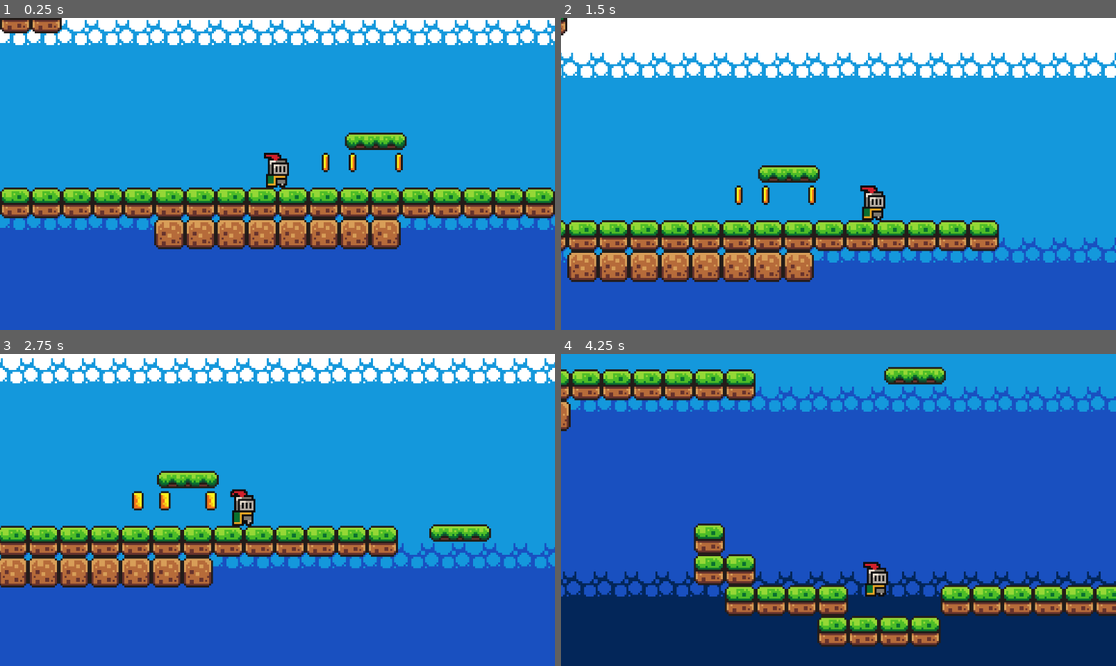
Above: before the commit, frames 1-4 (two rows, left to right).
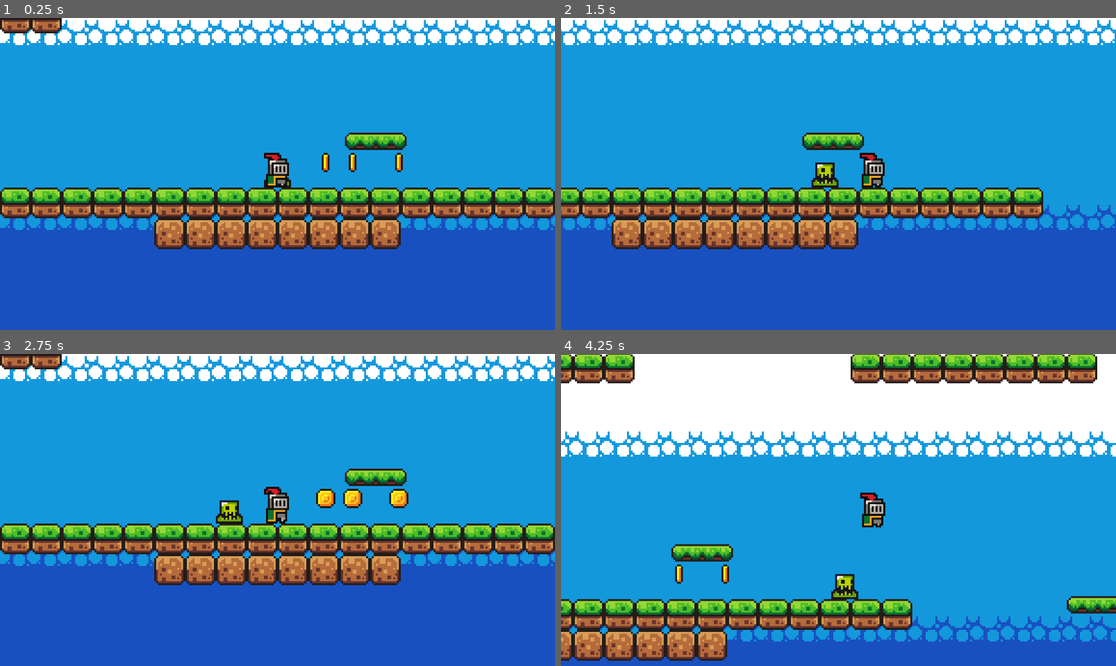
Above: after the commit, the same moments.

Repository: andrewfunston/GameOff2025-Waves
Game: Godot game, scene res://game.tscn
The game is run twice, just before and just after one commit, with the same random seed, the same clock (stepped at 60 frames per second) and the same inputs.
Inputs:
- Up to frame 1 (0.25 s): no input
- Up to frame 2 (1.5 s): tap Enter (ui_accept) at 0.5, 0.77 s; hold Right (ui_right) from 0.53 s (still down)
- Up to frame 3 (2.75 s): tap Enter (ui_accept) at 1.52 s; release Right (ui_right) at 2.03 s; hold Left (ui_left) from 2.03 s (still down)
- Up to frame 4 (4.25 s): release Left (ui_left) at 2.78 s; hold Right (ui_right) from 2.78 s (still down); tap Enter (ui_accept) at 3.02, 3.77 s

The runs differ from the first frame. In frame 1, less than 0.1% of the frame differs, in the area x 47-53%, y 51-55%; in frame 2, 36%; in frame 3, 23%; in frame 4, 100%, in the area x 0-100%, y 0-100%.

Commit message:
enemy can move

Diff:
--- /dev/null
+++ b/game-off-test-1/enemy.gd
@@ -0,0 +1,13 @@
+extends Node2D
+
+var mDirection = 1;
+
+@onready var right_ray_cast_2d = $RightRayCast2D
+@onready var left_ray_cast_2d_2 = $LeftRayCast2D2
+
+
+func _process(delta):
+	if right_ray_cast_2d.is_colliding() or left_ray_cast_2d_2.is_colliding() :
+		mDirection*=-1
+
+	position.x += mDirection * delta * 100.0
--- /dev/null
+++ b/game-off-test-1/enemy.tscn
@@ -0,0 +1,69 @@
+[gd_scene load_steps=10 format=3 uid="uid://dh41e4goio57a"]
+
+[ext_resource type="Texture2D" uid="uid://7c1hegqls4cg" path="res://assets/sprites/slime_green.png" id="1_4gyqm"]
+[ext_resource type="Script" uid="uid://b581bskdok4nw" path="res://enemy.gd" id="1_qi2p4"]
+[ext_resource type="PackedScene" uid="uid://5g71hlrfwlj1" path="res://killzone.tscn" id="2_qi2p4"]
+
+[sub_resource type="AtlasTexture" id="AtlasTexture_iifgy"]
+atlas = ExtResource("1_4gyqm")
+region = Rect2(0, 24, 24, 24)
+
+[sub_resource type="AtlasTexture" id="AtlasTexture_epg4t"]
+atlas = ExtResource("1_4gyqm")
+region = Rect2(24, 24, 24, 24)
+
+[sub_resource type="AtlasTexture" id="AtlasTexture_3yqyl"]
+atlas = ExtResource("1_4gyqm")
+region = Rect2(48, 24, 24, 24)
+
+[sub_resource type="AtlasTexture" id="AtlasTexture_wujgv"]
+atlas = ExtResource("1_4gyqm")
+region = Rect2(72, 24, 24, 24)
+
+[sub_resource type="SpriteFrames" id="SpriteFrames_hb8ge"]
+animations = [{
+"frames": [{
+"duration": 1.0,
+"texture": SubResource("AtlasTexture_iifgy")
+}, {
+"duration": 1.0,
+"texture": SubResource("AtlasTexture_epg4t")
+}, {
+"duration": 1.0,
+"texture": SubResource("AtlasTexture_3yqyl")
+}, {
+"duration": 1.0,
+"texture": SubResource("AtlasTexture_wujgv")
+}],
+"loop": true,
+"name": &"idle",
+"speed": 10.0
+}]
+
+[sub_resource type="RectangleShape2D" id="RectangleShape2D_e1ltt"]
+size = Vector2(11, 11)
+
+[node name="enemy" type="Node2D"]
+script = ExtResource("1_qi2p4")
+
+[node name="AnimatedSprite2D" type="AnimatedSprite2D" parent="."]
+position = Vector2(0, -12)
+sprite_frames = SubResource("SpriteFrames_hb8ge")
+animation = &"idle"
+autoplay = "idle"
+frame_progress = 0.83050996
+
+[node name="Killzone" parent="." instance=ExtResource("2_qi2p4")]
+position = Vector2(0, -12)
+
+[node name="CollisionShape2D" type="CollisionShape2D" parent="Killzone"]
+position = Vector2(-0.5, 5.5)
+shape = SubResource("RectangleShape2D_e1ltt")
+
+[node name="RightRayCast2D" type="RayCast2D" parent="."]
+position = Vector2(0, -6)
+target_position = Vector2(10, 0)
+
+[node name="LeftRayCast2D2" type="RayCast2D" parent="."]
+position = Vector2(0, -6)
+target_position = Vector2(-10, 0)
--- a/game-off-test-1/game.tscn
+++ b/game-off-test-1/game.tscn
@@ -1,7 +1,8 @@
-[gd_scene load_steps=11 format=4 uid="uid://16b6uu7ifcc2"]
+[gd_scene load_steps=12 format=4 uid="uid://16b6uu7ifcc2"]
 
 [ext_resource type="PackedScene" uid="uid://deubn36uutegf" path="res://player.tscn" id="1_80nbo"]
 [ext_resource type="Script" uid="uid://cv7gvh3iialy7" path="res://game.gd" id="1_e2o6t"]
+[ext_resource type="PackedScene" uid="uid://dh41e4goio57a" path="res://enemy.tscn" id="2_eow3j"]
 [ext_resource type="TileSet" uid="uid://sls1r0t4utkp" path="res://base-tileset.tres" id="2_ryrav"]
 [ext_resource type="PackedScene" uid="uid://bnhhwc8v5bs5x" path="res://platform.tscn" id="4_fc0e3"]
 [ext_resource type="PackedScene" uid="uid://d2f2nytass6pg" path="res://coin.tscn" id="5_7jktm"]
@@ -52,11 +53,13 @@
 script = ExtResource("1_e2o6t")
 
 [node name="background-tml" type="TileMapLayer" parent="."]
+z_index = -3
 position = Vector2(614, 951)
-tile_map_data = PackedByteArray("AADD/7P/AAAAAAkAAADD/7T/AAA …(32847 unchanged characters)… AAAA8AAAD6/9L/AAAAAA8AAAD6/9P/AAAAAA8AAAA=")
+tile_map_data = PackedByteArray("AADD/7P/AAAAAAkAAADD/7T/AAA …(32847 unchanged characters)… AAAA8AAAD6/9L/AAAAAA8AAAD6/9P/AAAAAA8AAADB/7f/AAAAAA8AAADB/7b/AAAAAA8AAAA=")
 tile_set = ExtResource("2_ryrav")
 
 [node name="foreground-tml" type="TileMapLayer" parent="."]
+z_index = -2
 tile_map_data = PackedByteArray("AAD//wEAAAAAAAEAAAAAAAEAAAAAAAEAAAABAAEAAAAAAAEAAAD//wAAAAAAAAAAAAAAAAAAAAAAAAAAAAD+/w …(1728 unchanged characters)…
 tile_set = ExtResource("2_ryrav")
 
@@ -95,3 +98,6 @@
 
 [node name="CollisionShape2D" type="CollisionShape2D" parent="Killzone"]
 shape = SubResource("WorldBoundaryShape2D_eow3j")
+
+[node name="enemy" parent="Killzone" instance=ExtResource("2_eow3j")]
+position = Vector2(-25, -229)
Not shown, added: game-off-test-1/enemy.gd.uid
